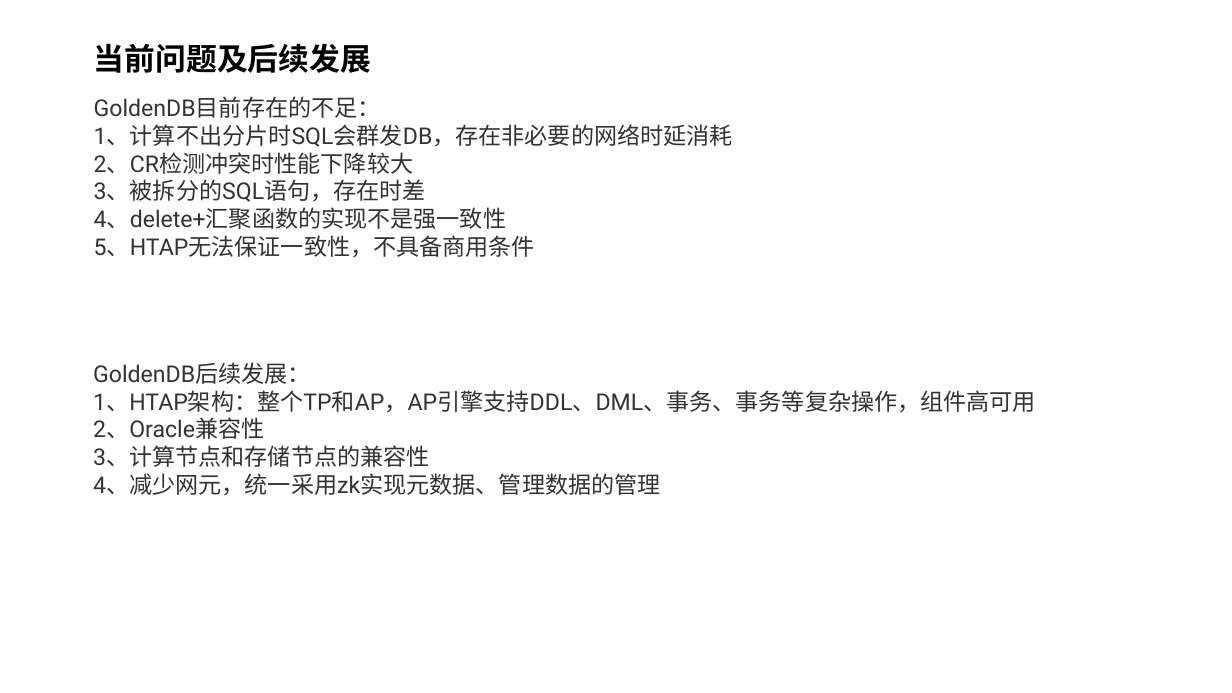
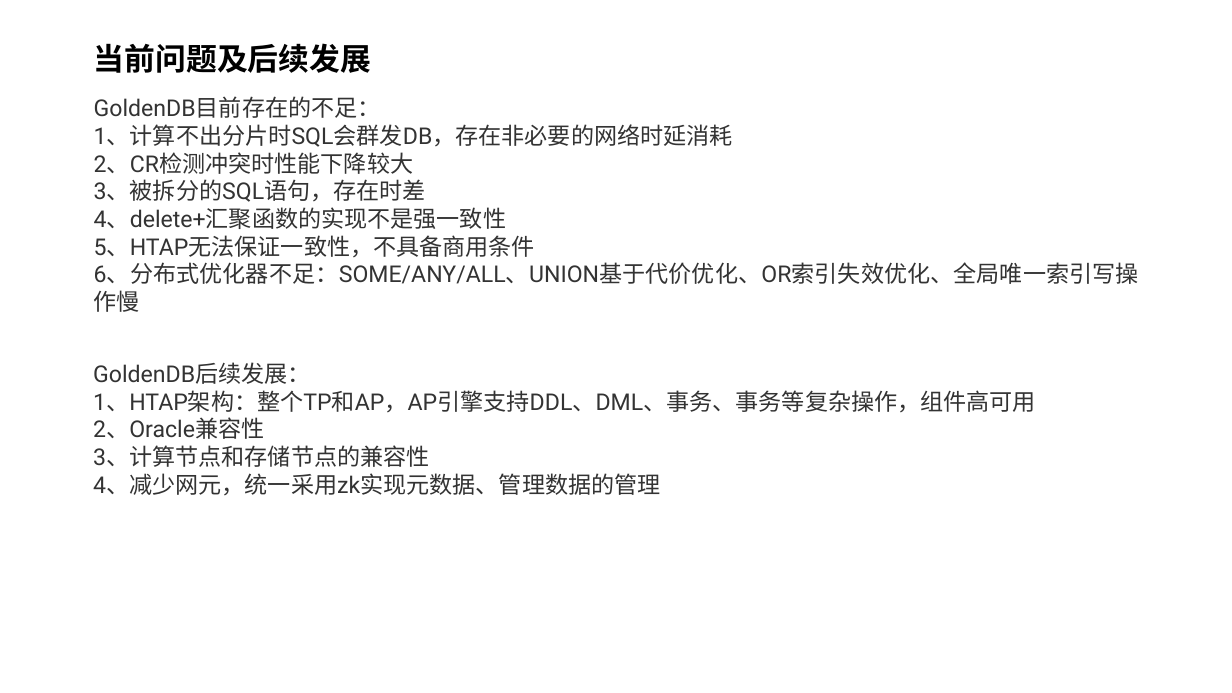
Before and after one commit to yedushusheng/mysql-learning, a slide deck: slide 36 of 28. OLTP/GoldenDB分布式数据库.pptx (slide 38 before the commit). Drawn at 1232x693 pixels with LibreOffice and Linux fonts; fonts in the diff are those of the drawing. Boxes give left, top, right and bottom in pixels: in the first picture for what was removed or moved away, otherwise in the second. Text is boxed around its words. In the diff, an @@ line names an element or a change of style, - is before the commit and + after.

```diff
--- a/28. OLTP/GoldenDB分布式数据库.pptx
+++ b/28. OLTP/GoldenDB分布式数据库.pptx
@@ text at (94,262,1139,312): paragraph added @@
+6、分布式优化器不足：SOME/ANY/ALL、UNION基于代价优化、OR索引失效优化、全局唯一索引写操作慢
```
Also in this commit, not shown: 23 other slides changed, 4 slides added, 6 slides removed.
